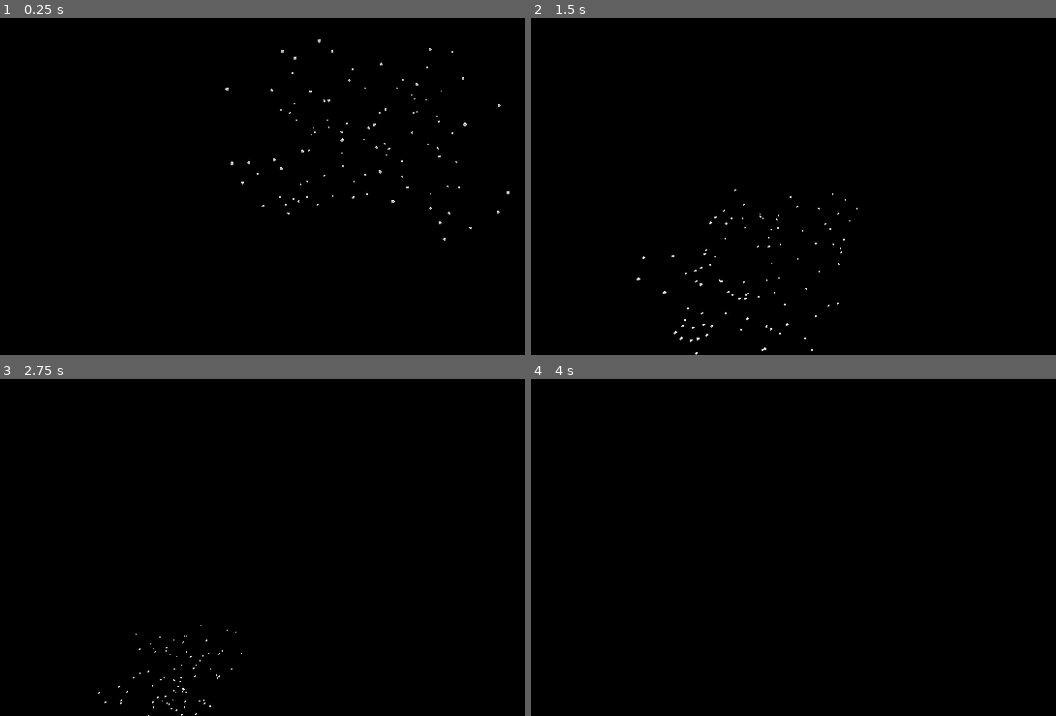
Above: before the commit, frames 1-4 (two rows, left to right).
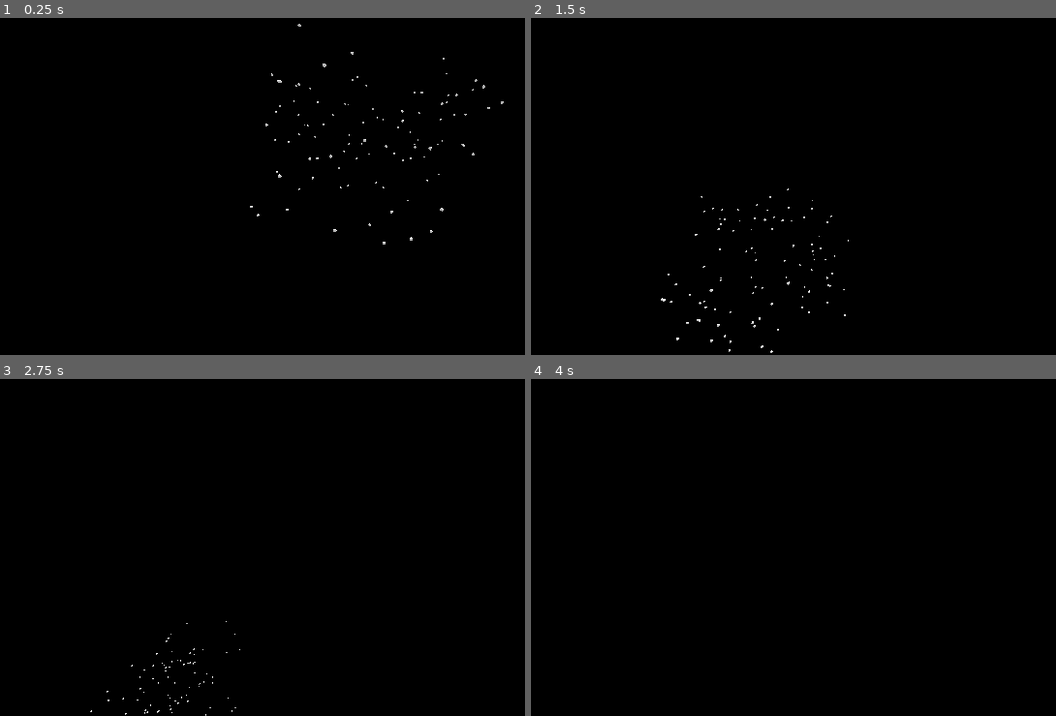
Above: after the commit, the same moments.

Repository: kingsiddhu/boids-godot
Game: Godot game, scene res://Assets/Main3.0.tscn
Two runs of this game, one before a commit and one after it. Both use one fixed random seed, a clock stepped at 60 frames per second and the inputs below.
Inputs (mouse positions are in pixels of both pictures, inside the frame that each line leads up to):
- Up to frame 1 (0.25 s): no input
- Up to frame 2 (1.5 s): move the mouse to (outside the picture) at 0.52 s; hold D 0.53-1.28 s; hold Shift 0.53-1.28 s; click (outside the picture) at 0.67 s; move the mouse to (746, 159) at 1.27 s; hold S from 1.28 s (still down); tap Ctrl at 1.35 s
- Up to frame 3 (2.75 s): move the mouse to (446, 402) at 2.02 s; release S at 2.03 s; hold D from 2.03 s (still down); hold Shift from 2.03 s (still down)
- Up to frame 4 (4 s): move the mouse to (861, 584) at 2.77 s; release D at 2.78 s; release Shift at 2.78 s; hold W 2.78-3.53 s; tap Ctrl at 2.85 s; click (861, 584) at 2.92 s; move the mouse to (outside the picture) at 3.52 s; hold A from 3.53 s (still down); hold Shift from 3.53 s (still down)

The runs differ from the first frame. In frame 1, 0.5% of the frame differs, in the area x 42-98%, y 1-68%; in frame 2, 0.4%; in frame 3, 0.2%; in frame 4, nothing differs.

Commit message:
External avoider stuff

Diff:
--- a/Assets/Main3.0.tscn
+++ b/Assets/Main3.0.tscn
@@ -1,9 +1,6 @@
-[gd_scene load_steps=13 format=3 uid="uid://dry4n2alw8f6c"]
+[gd_scene load_steps=7 format=3 uid="uid://dry4n2alw8f6c"]
 
-[ext_resource type="Script" uid="uid://t6136j2ir5il" path="res://Assets/boidSpawner.gd" id="1_h4bx0"]
-[ext_resource type="PackedScene" uid="uid://bpfru02q8e6wo" path="res://Assets/boid.tscn" id="2_870tr"]
-[ext_resource type="Script" uid="uid://bkuxrdlc6ng6h" path="res://Assets/boidResource.gd" id="2_cdoht"]
-[ext_resource type="PackedScene" uid="uid://6vafswhl2mg2" path="res://Avoider.tscn" id="4_cdoht"]
+[ext_resource type="PackedScene" uid="uid://bru0yqvf86m27" path="res://Assets/boidSpawner.tscn" id="1_bdxne"]
 [ext_resource type="Script" uid="uid://dwj8q0bub5143" path="res://Assets/cam.gd" id="4_l1les"]
 
 [sub_resource type="ProceduralSkyMaterial" id="ProceduralSkyMaterial_5we7w"]
@@ -21,30 +18,8 @@
 tonemap_mode = 2
 glow_enabled = true
 
-[sub_resource type="Resource" id="Resource_870tr"]
-script = ExtResource("2_cdoht")
-boidScene = ExtResource("2_870tr")
-visualRange = 3.0
-separationDistance = 8.0
-predatorMinDist = 30.0
-cohesionWeight = 0.3
-separationWeight = 5.0
-alignmentWeight = 1.0
-bordersWeight = 30.0
-predatorWeight = 50.0
-randomnessFactor = 10.0
-maxVelocity = 28.0
-maxAcceleration = 100.0
-metadata/_custom_type_script = "uid://bkuxrdlc6ng6h"
-
-[sub_resource type="SphereShape3D" id="SphereShape3D_cdoht"]
+[sub_resource type="SphereShape3D" id="SphereShape3D_bdxne"]
 radius = 16.87
-
-[sub_resource type="BoxShape3D" id="BoxShape3D_cdoht"]
-size = Vector3(95.4827, 69.6707, 103.775)
-
-[sub_resource type="BoxShape3D" id="BoxShape3D_870tr"]
-size = Vector3(85.9344, 62.7036, 93.3975)
 
 [node name="Main3_0" type="Node3D"]
 
@@ -55,36 +30,10 @@
 transform = Transform3D(-0.866025, -0.433013, 0.25, 0, 0.5, 0.866025, -0.5, 0.75, -0.433013, 0, 0, 0)
 shadow_enabled = true
 
-[node name="VisibleOnScreenNotifier3D" type="VisibleOnScreenNotifier3D" parent="."]
-aabb = AABB(-47.7413, -34.8354, -51.8875, 95.4827, 69.6707, 103.775)
-script = ExtResource("1_h4bx0")
-boidData = SubResource("Resource_870tr")
-numberOfBoids = 100
+[node name="boidSpawner" parent="." instance=ExtResource("1_bdxne")]
 
-[node name="Boids" type="Node3D" parent="VisibleOnScreenNotifier3D"]
-
-[node name="Avoiders" type="Node3D" parent="VisibleOnScreenNotifier3D"]
-
-[node name="Marker3D" parent="VisibleOnScreenNotifier3D/Avoiders" instance=ExtResource("4_cdoht")]
-transform = Transform3D(1, 0, 0, 0, 1, 0, 0, 0, 1, 35.6835, 0, 48.6681)
-mul = 16.87
-
-[node name="CollisionShape3D" parent="VisibleOnScreenNotifier3D/Avoiders/Marker3D/Area3D" index="0"]
-shape = SubResource("SphereShape3D_cdoht")
-
-[node name="DEBUG" type="Node3D" parent="VisibleOnScreenNotifier3D"]
-
-[node name="Area3D" type="Area3D" parent="VisibleOnScreenNotifier3D/DEBUG"]
-
-[node name="CollisionShape3D" type="CollisionShape3D" parent="VisibleOnScreenNotifier3D/DEBUG/Area3D"]
-shape = SubResource("BoxShape3D_cdoht")
-debug_color = Color(0.67451, 0.388235, 0.835294, 0.211765)
-
-[node name="Area3D2" type="Area3D" parent="VisibleOnScreenNotifier3D/DEBUG"]
-
-[node name="CollisionShape3D" type="CollisionShape3D" parent="VisibleOnScreenNotifier3D/DEBUG/Area3D2"]
-shape = SubResource("BoxShape3D_870tr")
-debug_color = Color(0, 0.557824, 0.899304, 0.172549)
+[node name="CollisionShape3D" parent="boidSpawner/Avoiders/Marker3D/Area3D" index="0"]
+shape = SubResource("SphereShape3D_bdxne")
 
 [node name="Node3D" type="Node3D" parent="."]
 script = ExtResource("4_l1les")
@@ -92,4 +41,5 @@
 [node name="Camera3D" type="Camera3D" parent="Node3D"]
 transform = Transform3D(1, 0, 0, 0, 1, 0, 0, 0, 1, 0, 0, 132.331)
 
-[editable path="VisibleOnScreenNotifier3D/Avoiders/Marker3D"]
+[editable path="boidSpawner"]
+[editable path="boidSpawner/Avoiders/Marker3D"]
--- a/Assets/boidSpawner.gd
+++ b/Assets/boidSpawner.gd
@@ -17,13 +17,6 @@
 @onready var bsafep := epve * bordermag
 @onready var thread : Thread = Thread.new()
 
-@export var debug : bool = false:
-	get:
-		return debug
-	set(val):
-
-		$DEBUG.visible = val
-		debug = val
 @export var update : bool = false:
 	get:
 		return update
@@ -181,5 +174,15 @@
 			var dir = (boid.get_position() - i.get_position()).normalized()
 			var multiplier = sqrt(1 - (dist / boidData.predatorMinDist)) * i.mul
 			boid.acceleration += dir * multiplier * boidData.predatorWeight / (_avoiders.size())
+
 func _exit_tree() -> void:
 	thread.wait_to_finish()
+
+
+func _on_area_3d_body_entered(body: Node3D) -> void:
+	if body.is_in_group("Avoider_boid"):
+		_avoiders.append(body)
+
+func _on_area_3d_body_exited(body: Node3D) -> void:
+	if body.is_in_group("Avoider_boid"):
+		_avoiders.erase(body)
--- /dev/null
+++ b/Assets/boidSpawner.tscn
@@ -0,0 +1,56 @@
+[gd_scene load_steps=7 format=3 uid="uid://bru0yqvf86m27"]
+
+[ext_resource type="Script" uid="uid://t6136j2ir5il" path="res://Assets/boidSpawner.gd" id="1_ty3wl"]
+[ext_resource type="PackedScene" uid="uid://bpfru02q8e6wo" path="res://Assets/boid.tscn" id="2_ma12r"]
+[ext_resource type="Script" uid="uid://bkuxrdlc6ng6h" path="res://Assets/boidResource.gd" id="3_01ehb"]
+
+[sub_resource type="Resource" id="Resource_870tr"]
+script = ExtResource("3_01ehb")
+boidScene = ExtResource("2_ma12r")
+visualRange = 3.0
+separationDistance = 8.0
+predatorMinDist = 30.0
+cohesionWeight = 0.3
+separationWeight = 5.0
+alignmentWeight = 1.0
+bordersWeight = 30.0
+predatorWeight = 50.0
+randomnessFactor = 10.0
+maxVelocity = 28.0
+maxAcceleration = 100.0
+metadata/_custom_type_script = "uid://bkuxrdlc6ng6h"
+
+[sub_resource type="BoxShape3D" id="BoxShape3D_cdoht"]
+size = Vector3(95.4827, 69.6707, 103.775)
+
+[sub_resource type="BoxShape3D" id="BoxShape3D_870tr"]
+size = Vector3(85.9344, 62.7036, 93.3975)
+
+[node name="boidSpawner" type="VisibleOnScreenNotifier3D"]
+aabb = AABB(-47.7413, -34.8354, -51.8875, 95.4827, 69.6707, 103.775)
+script = ExtResource("1_ty3wl")
+boidData = SubResource("Resource_870tr")
+numberOfBoids = 100
+
+[node name="Boids" type="Node3D" parent="."]
+
+[node name="Avoiders" type="Node3D" parent="."]
+
+[node name="DEBUG" type="Node3D" parent="."]
+
+[node name="Area3D" type="Area3D" parent="DEBUG"]
+
+[node name="CollisionShape3D" type="CollisionShape3D" parent="DEBUG/Area3D"]
+shape = SubResource("BoxShape3D_cdoht")
+debug_color = Color(0.67451, 0.388235, 0.835294, 0.211765)
+
+[node name="Area3D2" type="Area3D" parent="DEBUG"]
+collision_layer = 0
+collision_mask = 0
+
+[node name="CollisionShape3D" type="CollisionShape3D" parent="DEBUG/Area3D2"]
+shape = SubResource("BoxShape3D_870tr")
+debug_color = Color(0, 0.557824, 0.899304, 0.172549)
+
+[connection signal="body_entered" from="DEBUG/Area3D" to="." method="_on_area_3d_body_entered"]
+[connection signal="body_exited" from="DEBUG/Area3D" to="." method="_on_area_3d_body_exited"]
Renamed: Avoider.tscn -> Assets/Avoider.tscn
